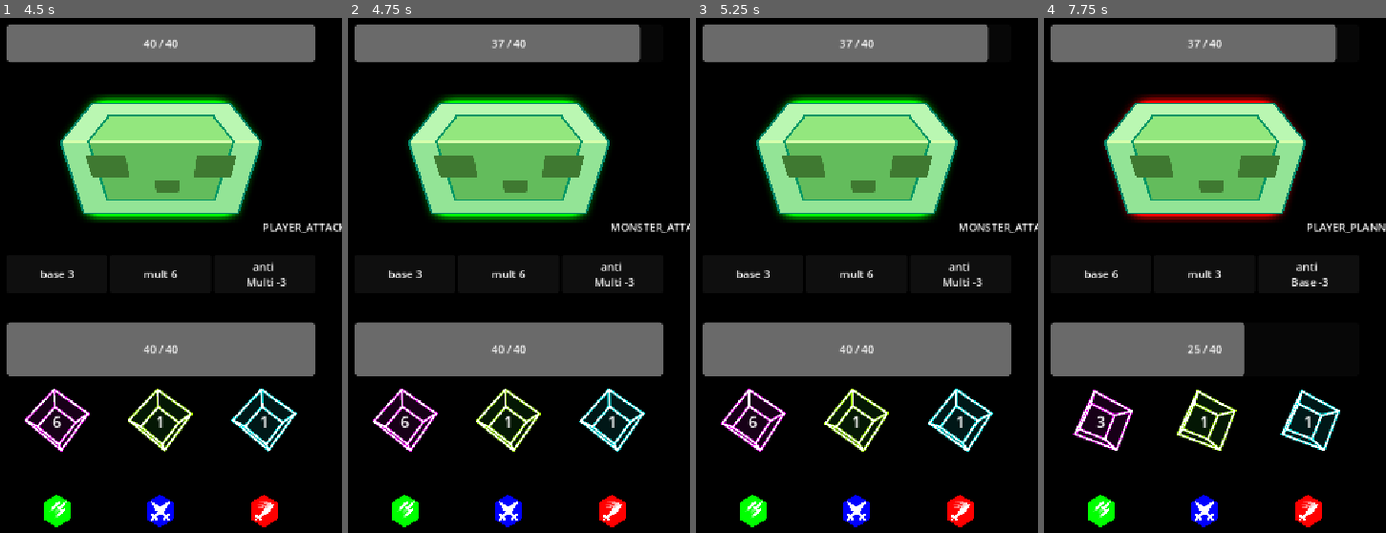
Above: before the commit, frames 1-4 (left to right).
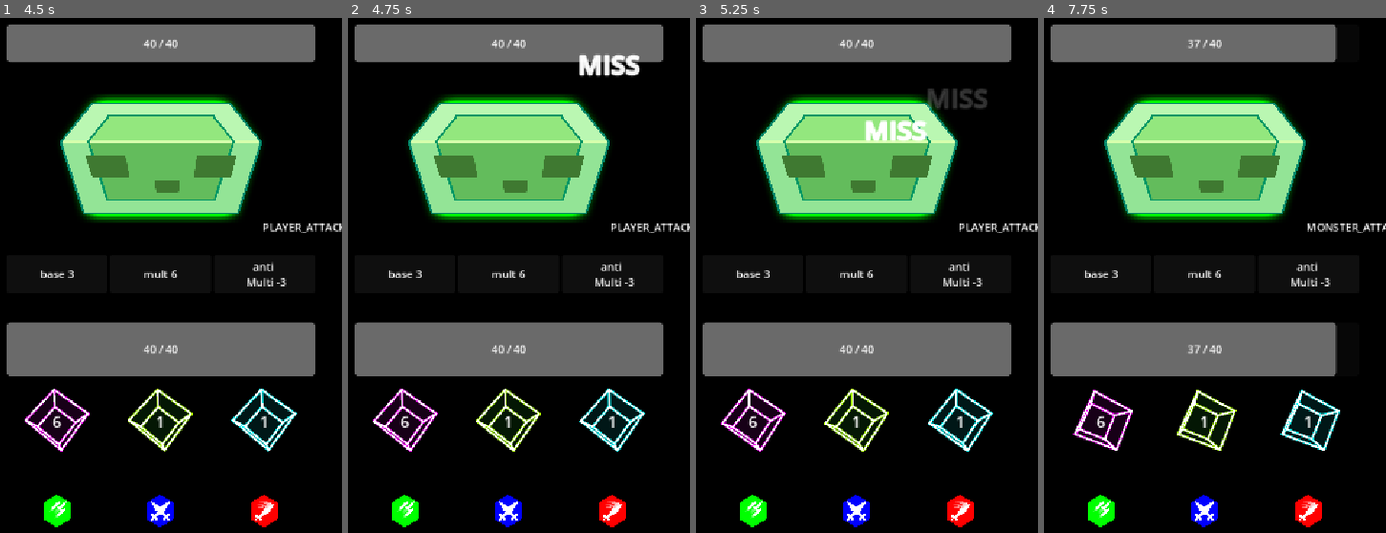
Above: after the commit, the same moments.

Repository: SeeCats/Drag-and-Drop
Game: Godot game, scene res://MainUI/main_menu/main_menu.tscn
The game is run twice, just before and just after one commit, with the same random seed, the same clock (stepped at 60 frames per second) and the same inputs.
Inputs (mouse positions are in pixels of both pictures, inside the frame that each line leads up to):
- Up to frame 1 (4.5 s): click "new game" at 0.5 s; move the mouse to (143, 532) at 1.27 s; press the mouse at (143, 532) at 1.28 s; release the mouse at (143, 532) at 2 s; drag from (270, 496) to (143, 532) at 2.02 s; move the mouse to (51, 265) at 2.77 s; press the mouse at (51, 265) at 2.78 s; release the mouse at (51, 265) at 3.5 s; drag from (177, 378) to (51, 265) at 3.52 s; move the mouse to (106, 187) at 4.27 s; press the mouse at (106, 187) at 4.28 s
- Up to frame 2 (4.75 s): no input
- Up to frame 3 (5.25 s): release the mouse at (802, 187) at 5 s; drag from (935, 342) to (802, 187) at 5.02 s
- Up to frame 4 (7.75 s): move the mouse to (1132, 419) at 5.77 s; press the mouse at (1132, 419) at 5.78 s; release the mouse at (1132, 419) at 6.5 s; drag from (1242, 213) to (1132, 419) at 6.52 s; move the mouse to (1187, 532) at 7.27 s; press the mouse at (1187, 532) at 7.28 s

Frame 1 is identical in both runs. In frame 2, 1.5% of the frame differs, in the area x 42-100%, y 1-42%; in frame 3, 1.8%; in frame 4, 5.2%, in the area x 15-100%, y 14-80%.

Commit message:
addeddamagenumbers

Diff:
--- a/Globals/combat_state.gd
+++ b/Globals/combat_state.gd
@@ -99,7 +99,7 @@
 func _on_player_attack() -> void:
 	# Emits player_attacked N times → monster.monster_hit() takes damage per emit.
 	await get_tree().create_timer(1).timeout
-	CurrentRoll.player_attack()
+	await CurrentRoll.player_attack()
 	if _is_monster_dead():
 		transition_to(State.WIN)
 		return
@@ -109,8 +109,7 @@
 func _on_monster_attack() -> void:
 	# Computes monster_damage and emits monster_attacked → player.player_hit() takes damage.
 	await get_tree().create_timer(1).timeout
-	CurrentRoll.monster_damage_operator()
-	GlobalSignal.monster_attacked.emit()
+	await CurrentRoll.monster_attack()
 	if _is_player_dead():
 		transition_to(State.LOSE)
 		return
--- a/Globals/current_roll.gd
+++ b/Globals/current_roll.gd
@@ -64,12 +64,32 @@
 	)
 
 
+var attack_stagger : float = 0.3  # delay between each hit/miss pop
+
 func player_attack():
-	var player_number_of_attack = current_roll_list[1]
-	player_damage = current_roll_list[0]
-	for i in player_number_of_attack:
+	var hits = current_roll_list[RollIndex.MULT]          # surviving hits
+	var misses = initial_roll[RollIndex.MULT] - hits      # hits lost to anti
+	player_damage = current_roll_list[RollIndex.BASE]
+	for i in misses:
+		GlobalSignal.player_missed.emit()
+		await get_tree().create_timer(attack_stagger).timeout
+	for i in hits:
 		GlobalSignal.player_attacked.emit()
+		await get_tree().create_timer(attack_stagger).timeout
 	GlobalSignal.player_attack_finished.emit()
+
+
+func monster_attack():
+	var hits = current_monster_roll_list[RollIndex.MULT]          # surviving hits
+	var misses = initial_monster_roll[RollIndex.MULT] - hits      # hits lost to anti
+	monster_damage = current_monster_roll_list[RollIndex.BASE]
+	for i in misses:
+		GlobalSignal.monster_missed.emit()
+		await get_tree().create_timer(attack_stagger).timeout
+	for i in hits:
+		GlobalSignal.monster_attacked.emit()
+		await get_tree().create_timer(attack_stagger).timeout
+	GlobalSignal.monster_atack_finished.emit()
 
 
 func monster_damage_operator():
--- a/Globals/globalsignal.gd
+++ b/Globals/globalsignal.gd
@@ -20,6 +20,10 @@
 @warning_ignore("unused_signal")
 signal player_attack_finished
 @warning_ignore("unused_signal")
+signal player_missed
+@warning_ignore("unused_signal")
+signal monster_missed
+@warning_ignore("unused_signal")
 signal monster_atack_finished
 @warning_ignore("unused_signal")
 signal swap_started(dice: Dice)
--- a/MainUI/combat_ui/combat_ui.tscn
+++ b/MainUI/combat_ui/combat_ui.tscn
@@ -1,9 +1,9 @@
 [gd_scene format=3 uid="uid://bitls8btrq15u"]
 
 [ext_resource type="PackedScene" uid="uid://b8c10fj1wcgqa" path="res://character/monster/slime/slime.tscn" id="1_jj0ib"]
-[ext_resource type="Script" uid="uid://lmoi1gk3g4sh" path="res://MainUI/combat_ui/damage_number/damage_number_zone.gd" id="1_ox8r1"]
 [ext_resource type="PackedScene" uid="uid://bbg31ufd2qthy" path="res://MainUI/player_vbox/player_vbox.tscn" id="2_ox8r1"]
 [ext_resource type="Script" uid="uid://4ay42wpdbnk" path="res://MainUI/combat_ui/announce.gd" id="3_2xf58"]
+[ext_resource type="PackedScene" uid="uid://1x3l20sts0i8" path="res://MainUI/combat_ui/damage_number/damage_number_zone.tscn" id="4_auw21"]
 [ext_resource type="Script" uid="uid://bpvkg6bv4viqw" path="res://MainUI/combat_ui/State.gd" id="6_auw21"]
 
 [node name="CombatUi" type="Control" unique_id=1252337357]
@@ -13,7 +13,6 @@
 anchor_bottom = 1.0
 grow_horizontal = 2
 grow_vertical = 2
-script = ExtResource("1_ox8r1")
 
 [node name="VBoxContainer2" type="VBoxContainer" parent="." unique_id=2139079529]
 layout_mode = 1
@@ -48,6 +47,11 @@
 autowrap_mode = 1
 script = ExtResource("3_2xf58")
 
+[node name="DamageNumberZone" parent="VBoxContainer2/MarginContainer/Slime" unique_id=1458470042 instance=ExtResource("4_auw21")]
+layout_mode = 0
+offset_top = 0.0
+offset_bottom = 272.0
+
 [node name="MarginContainer2" type="MarginContainer" parent="VBoxContainer2" unique_id=380349769]
 layout_mode = 2
 theme_override_constants/margin_left = 40
--- a/MainUI/combat_ui/damage_number/damage_number.tscn
+++ /dev/null
@@ -1,16 +0,0 @@
-[gd_scene format=3 uid="uid://diwx5j1ednm4g"]
-
-[ext_resource type="Script" uid="uid://fml4d6bbqqsk" path="res://MainUI/combat_ui/damage_number/damage_number_label.gd" id="2_4p6vl"]
-[ext_resource type="Script" uid="uid://baj1dn1eivrap" path="res://MainUI/combat_ui/damage_number/halo_effect.gd" id="2_halo"]
-
-[sub_resource type="RichTextEffect" id="HaloEffect_1"]
-script = ExtResource("2_halo")
-
-[node name="DamageNumber" type="RichTextLabel" unique_id=1032836431]
-offset_right = 120.0
-offset_bottom = 60.0
-theme_override_constants/outline_size = 8
-bbcode_enabled = true
-text = "[halo][center]40[/center][/halo]"
-custom_effects = [SubResource("HaloEffect_1")]
-script = ExtResource("2_4p6vl")
--- a/MainUI/combat_ui/damage_number/damage_number_label.gd
+++ b/MainUI/combat_ui/damage_number/damage_number_label.gd
@@ -9,6 +9,7 @@
 
 
 func pop_show():
+	self.show()
 	var start_y = position.y
 	var t = create_tween()
 	t.set_parallel(false)   # sequential for the up-then-down chain
@@ -25,14 +26,44 @@
 	await t.finished
 	queue_free()
 
+func pop_show_monster():
+	self.show()
+	var start_y = position.y
+	var t = create_tween()
+	t.set_parallel(false)   # sequential for the up-then-down chain
+	t.tween_property(self, "position:y", start_y + vertical_speed, duration)\
+		.set_trans(Tween.TRANS_QUAD).set_ease(Tween.EASE_OUT)
+	t.tween_property(self, "position:y", start_y, duration)\
+		.set_trans(Tween.TRANS_QUAD).set_ease(Tween.EASE_IN)
+
+	# Fade out in parallel — runs alongside the bounce
+	var fade = create_tween()
+	fade.tween_property(self, "modulate:a", 0.0, duration * 2)\
+		.set_trans(Tween.TRANS_QUAD).set_ease(Tween.EASE_IN)
+
+	await t.finished
+	queue_free()
+
 func pop_show_number(number: int):
-	text = "[halo color=neon_green][center]%s[/center][/halo]" % str(number)
+	text = "[center]%s[/center]" % str(number)
 	pop_show()
 
+func pop_show_number_monster(number: int):
+	text = "[center]%s[/center]" % str(number)
+	pop_show_monster()
+
 func pop_show_miss():
-	text = "[halo color=white][center]MISS[/center][/halo]"
+	text = "[center]MISS[/center]"
 	pop_show()
 
-func pop_show_block(number: int):
-	text = "[halo color=neon_blue][center]BLOCKED %d[/center][/halo]" % number
+func pop_show_miss_monster():
+	text = "[center]MISS[/center]"
+	pop_show_monster()
+
+func pop_show_block(original: int, blocked: int):  # blocked = amount reduced
+	text = "[center]BLOCKED %d - %d[/center]" % [original, blocked]
 	pop_show()
+
+func pop_show_block_monster(original: int, blocked: int):  # blocked = amount reduced
+	text = "[center]BLOCKED %d - %d[/center]" % [original, blocked]
+	pop_show_monster()
--- a/MainUI/combat_ui/damage_number/damage_number_rich_text_label.tscn
+++ b/MainUI/combat_ui/damage_number/damage_number_rich_text_label.tscn
@@ -9,8 +9,8 @@
 [node name="DamageNumberLabel" type="RichTextLabel" unique_id=1607587097]
 offset_left = -11.0
 offset_top = -257.0
-offset_right = 29.0
-offset_bottom = -217.0
+offset_right = 340.0
+offset_bottom = -70.0
 theme_override_colors/font_outline_color = Color(1, 1, 1, 1)
 theme_override_constants/outline_size = 8
 theme_override_font_sizes/normal_font_size = 40
@@ -19,6 +19,5 @@
 theme_override_font_sizes/italics_font_size = 40
 theme_override_font_sizes/mono_font_size = 40
 bbcode_enabled = true
-text = "[halo color=neon_green][center]40[/center][/halo]"
 custom_effects = [SubResource("HaloEffect_1")]
 script = ExtResource("1_b6nsf")
--- a/MainUI/combat_ui/damage_number/damage_number_zone.gd
+++ b/MainUI/combat_ui/damage_number/damage_number_zone.gd
@@ -1,25 +1,64 @@
 extends Control
 
 
+# preload-by-path: type survives sibling script parse errors
+const DamageNumberLabel = preload("res://MainUI/combat_ui/damage_number/damage_number_label.gd")
+
 @onready var rect: Control = self
-@onready var damage_number: DamageNumber = $DamageNumber
+@onready var damage_number: DamageNumberLabel = $DamageNumberLabel
 
 var drag_start_pos : Vector2
 var drag_end_pos : Vector2
 var is_dragging : bool
 
 func _ready() -> void:
-	##print(self, " in tree")
-	##for i in 4:
-	##	show_damage_number()
-	##	await get_tree().create_timer(0.3).timeout
-	return
+	damage_number.hide()  # template stays hidden; we pop duplicates
+	GlobalSignal.player_attacked.connect(_on_player_attacked)
+	GlobalSignal.player_missed.connect(_on_player_missed)
+	GlobalSignal.monster_attacked.connect(_on_monster_attacked)
+	GlobalSignal.monster_missed.connect(_on_monster_missed)
 
-func show_damage_number():
-	var new_damage_number = damage_number.duplicate()
-	new_damage_number.global_position = get_random_global_position()
-	add_child(new_damage_number)
-	new_damage_number.pop_show_number(8)
+func _on_player_attacked():
+	var original = CurrentRoll.initial_roll[Constants.RollIndex.BASE]
+	var current = CurrentRoll.current_roll_list[Constants.RollIndex.BASE]
+	var blocked = original - current
+	var label = _spawn()
+	if label == null:  # subscene failed to load
+		return
+	if blocked > 0:
+		label.pop_show_block(original, blocked)
+	else:
+		label.pop_show_number(current)
+
+func _on_player_missed():
+	var label = _spawn()
+	if label:
+		label.pop_show_miss()
+
+func _on_monster_attacked():  # monster ver: down-tween variants
+	var original = CurrentRoll.initial_monster_roll[Constants.RollIndex.BASE]
+	var current = CurrentRoll.current_monster_roll_list[Constants.RollIndex.BASE]
+	var blocked = original - current
+	var label = _spawn()
+	if label == null:
+		return
+	if blocked > 0:
+		label.pop_show_block_monster(original, blocked)
+	else:
+		label.pop_show_number_monster(current)
+
+func _on_monster_missed():
+	var label = _spawn()
+	if label:
+		label.pop_show_miss_monster()
+
+func _spawn() -> DamageNumberLabel:
+	if damage_number == null:
+		return null
+	var n = damage_number.duplicate()
+	n.global_position = get_random_global_position()
+	add_child(n)
+	return n
 
 func get_random_global_position():
 	var random_position : Vector2 = Vector2(0,0)
--- a/MainUI/combat_ui/damage_number/damage_number_zone.tscn
+++ b/MainUI/combat_ui/damage_number/damage_number_zone.tscn
@@ -11,12 +11,9 @@
 offset_bottom = 339.0
 script = ExtResource("1_wn3ir")
 
-[node name="DamageNumber" parent="." unique_id=1607587097 instance=ExtResource("2_wn3ir")]
+[node name="DamageNumberLabel" parent="." unique_id=1607587097 instance=ExtResource("2_wn3ir")]
 layout_mode = 0
-offset_left = 37.0
-offset_top = 4.0
-offset_right = 117.0
-offset_bottom = 64.0
-theme_override_colors/font_outline_color = Color(0, 0, 0, 1)
-text = "40
-"
+offset_left = 140.0
+offset_top = -152.0
+offset_right = 491.0
+offset_bottom = 35.0
--- a/MainUI/player_vbox/player_character.gd
+++ b/MainUI/player_vbox/player_character.gd
@@ -22,6 +22,7 @@
 	super()
 	GlobalSignal.updated_roll.connect(update_player_dice)
 	GlobalSignal.monster_attacked.connect(player_hit)
+	GlobalSignal.monster_atack_finished.connect(announce_damage_taken)
 	rotate.actions_rotated.connect(update_action)
 	swap.dice_swapped.connect(update_dice_roll)
 
@@ -34,15 +35,18 @@
 func _exit_tree() -> void:
 	GlobalSignal.updated_roll.disconnect(update_player_dice)
 	GlobalSignal.monster_attacked.disconnect(player_hit)
+	GlobalSignal.monster_atack_finished.disconnect(announce_damage_taken)
 
 func player_hit():
-	hp.current_hp -= CurrentRoll.monster_damage
+	hp.current_hp -= CurrentRoll.monster_damage  # per monster hit
+	# Defeat handled by CombatState (CHECK_DEFEAT).
+
+func announce_damage_taken():  # once, after all monster hits
 	var base_string = get_reduced_roll(RollIndex.BASE)
 	var mult_string = get_reduced_roll(RollIndex.MULT)
 	var announcement = "player took %s x %s damage"% [base_string, mult_string]
 	print(announcement)
 	GlobalSignal.announced.emit(announcement)
-	# Round restart / defeat is now handled by CombatState (CHECK_DEFEAT → ROUND_START / GAME_OVER).
 
 func update_action(new_action_list : Array[Constants.RollIndex]):
 	action_index_list = new_action_list
--- a/character/monster/monster.gd
+++ b/character/monster/monster.gd
@@ -22,7 +22,7 @@
 	# Announce as soon as monster_attacked fires — at that point the FSM has
 	# computed damage but hasn't yet cascaded into CHECK_DEFEAT / ROUND_START
 	# (which would reset current_monster_roll_list to next round's values).
-	GlobalSignal.monster_attacked.connect(_announce_attack)
+	GlobalSignal.monster_atack_finished.connect(_announce_attack)
 
 # Called every frame. 'delta' is the elapsed time since the previous frame.
 func _process(_delta: float) -> void:
